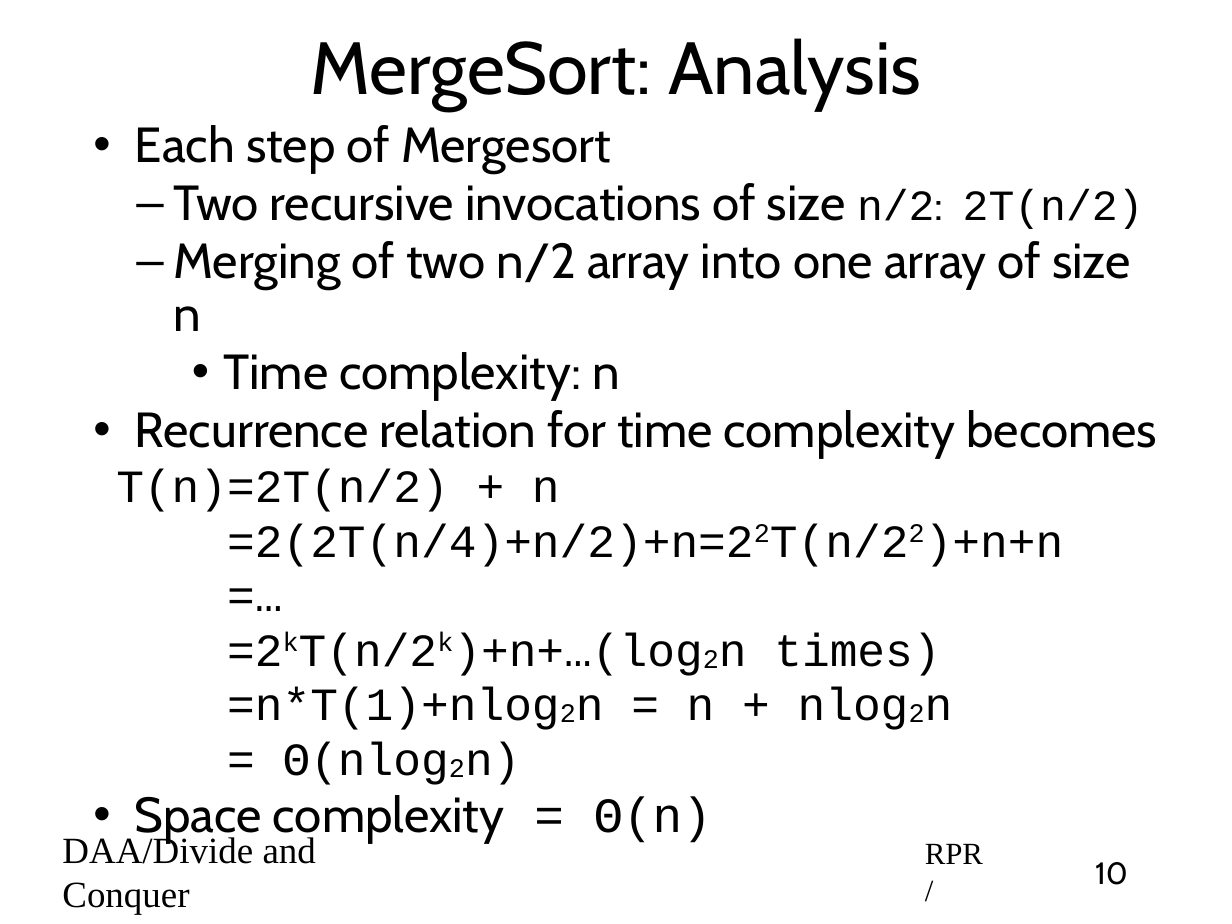
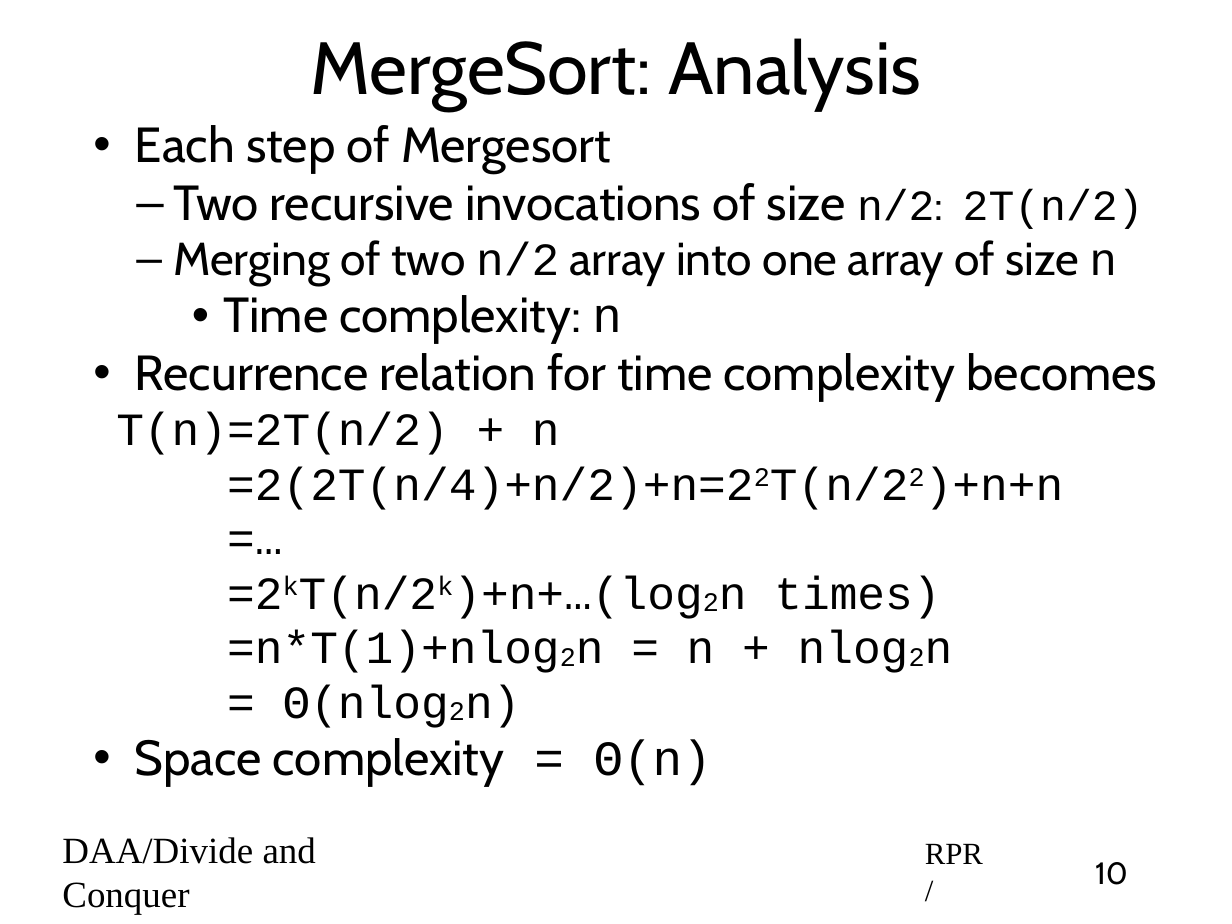
Before and after one commit to rprustagi/2019_20-Even-18CS42-DAA, a slide deck: slide 10 of Slides/2020-Even-DAA-L11-Divide-Conquer-MergeSort.pptx. Drawn at 1232x924 pixels with LibreOffice and Linux fonts; fonts in the diff are those of the drawing. Boxes give left, top, right and bottom in pixels: in the first picture for what was removed or moved away, otherwise in the second. Text is boxed around its words. In the diff, an @@ line names an element or a change of style, - is before the commit and + after.

Commit message:
added inplace merge and 3-way merge

```diff
--- a/Slides/2020-Even-DAA-L11-Divide-Conquer-MergeSort.pptx
+++ b/Slides/2020-Even-DAA-L11-Divide-Conquer-MergeSort.pptx
@@ text at (173,240,1117,343): size 32 to 30 pt in "Merging of two n/2 array into one ..."; font Cabin to Courier New in "n/2 n", "n" @@
```
Also in this commit, not shown: 1 other slide changed, 2 slides added, 1 other file.
